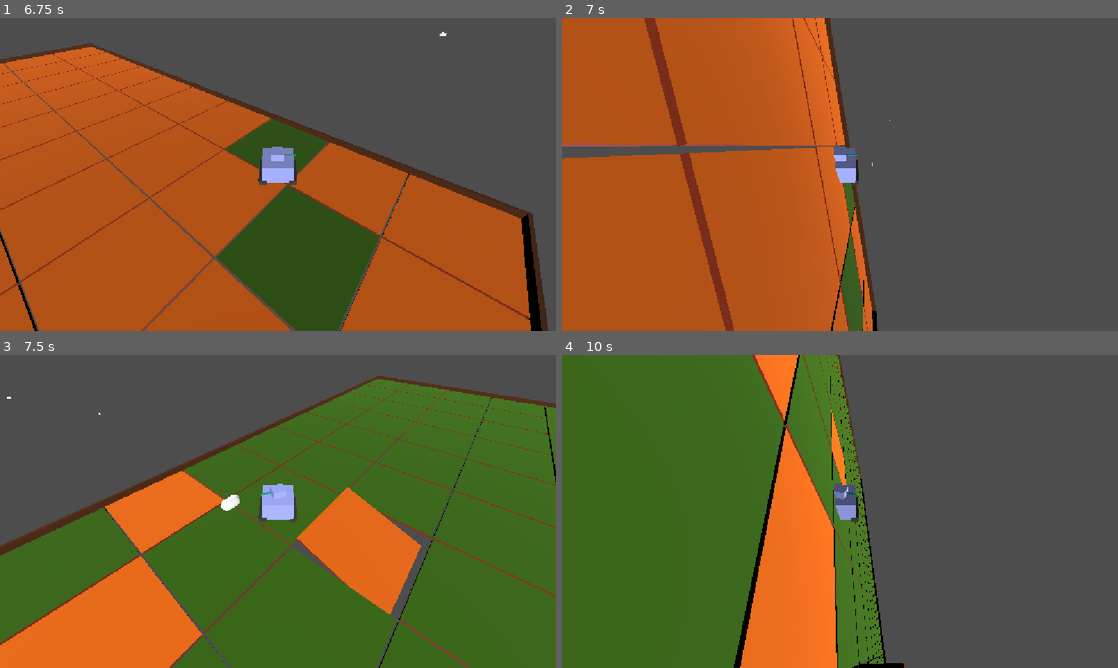
Above: before the commit, frames 1-4 (two rows, left to right).
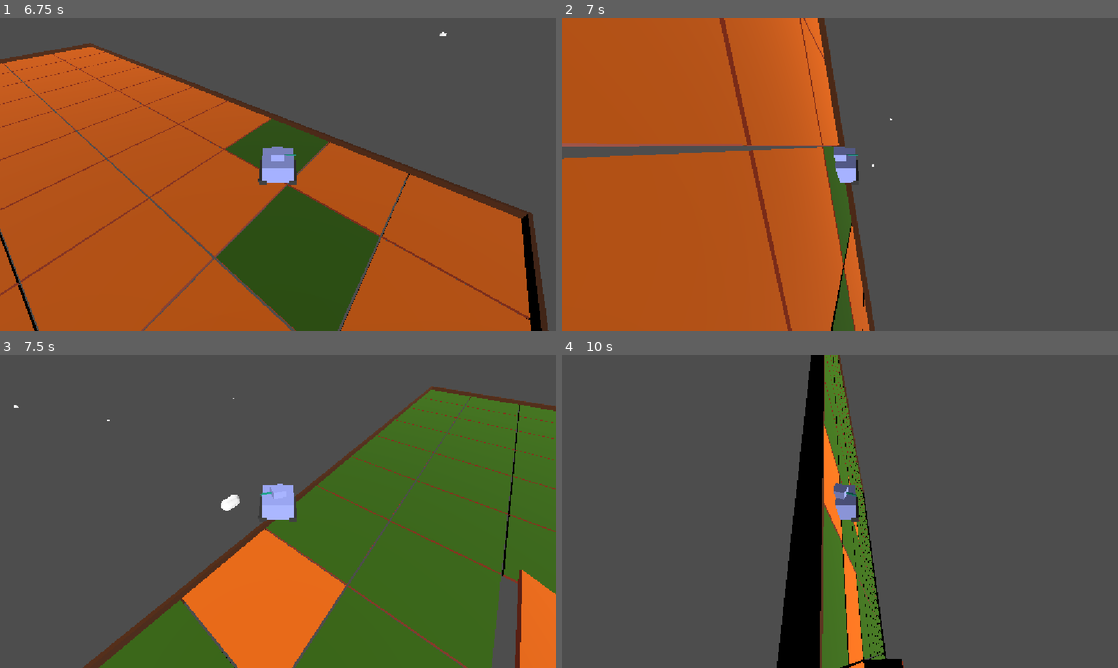
Above: after the commit, the same moments.

Repository: Grihgrix/Tank_Shift
Game: Godot game, scene res://Game scenes/Main_game_scene.tscn
The game is run twice, just before and just after one commit, with the same random seed, the same clock (stepped at 60 frames per second) and the same inputs.
Inputs (mouse positions are in pixels of both pictures, inside the frame that each line leads up to):
- Up to frame 1 (6.75 s): tap Enter (ui_accept) at 0.5, 0.77, 1.52, 3.02, 3.77, 4.52, 6.02 s; move the mouse to (400, 158) at 0.52 s; hold Right (ui_right) 0.53-1.28 s; right-click (400, 158) at 0.6 s; click (400, 158) at 0.67 s; move the mouse to (166, 190) at 1.27 s; hold Down (ui_down) 1.28-2.03 s; click (166, 190) at 1.35 s; move the mouse to (333, 105) at 2.02 s; hold Right (ui_right) 2.03-2.78 s; right-click (333, 105) at 2.1 s; move the mouse to (250, 237) at 2.77 s; hold Up (ui_up) 2.78-3.53 s; click (250, 237) at 2.85 s; move the mouse to (444, 221) at 3.52 s; hold Left (ui_left) 3.53-5.03 s; right-click (444, 221) at 3.6 s; move the mouse to (111, 127) at 4.27 s; click (111, 127) at 4.35 s; move the mouse to (305, 174) at 5.02 s; hold Down (ui_down) 5.03-5.78 s; right-click (305, 174) at 5.1 s; click (305, 174) at 5.17 s; move the mouse to (194, 96) at 5.77 s; hold Right (ui_right) 5.78-6.53 s; click (194, 96) at 5.85 s; move the mouse to (400, 158) at 6.52 s; hold Up (ui_up) from 6.53 s (still down); right-click (400, 158) at 6.6 s
- Up to frame 2 (7 s): keep holding Up (ui_up); tap Enter (ui_accept) at 6.77 s
- Up to frame 3 (7.5 s): move the mouse to (166, 527) at 7.27 s; release Up (ui_up) at 7.28 s; hold Right (ui_right) from 7.28 s (still down); click (166, 527) at 7.35 s
- Up to frame 4 (10 s): tap Enter (ui_accept) at 7.52, 9.02, 9.77 s; move the mouse to (895, 442) at 8.02 s; release Right (ui_right) at 8.03 s; hold Down (ui_down) 8.03-8.78 s; right-click (895, 442) at 8.1 s; move the mouse to (812, 574) at 8.77 s; hold Left (ui_left) 8.78-9.53 s; click (812, 574) at 8.85 s; move the mouse to (1006, 558) at 9.52 s; hold Up (ui_up) from 9.53 s (still down); right-click (1006, 558) at 9.6 s; click (1006, 558) at 9.67 s

Frame 1 is identical in both runs. In frame 2, 6.1% of the frame differs, in the area x 14-60%, y 0-100%; in frame 3, 47%; in frame 4, 51%, in the area x 0-62%, y 0-100%.

Commit message:
Fix X direction move after tile rotation

Diff:
--- a/Game scenes/Character scenes/character.gd
+++ b/Game scenes/Character scenes/character.gd
@@ -1,6 +1,7 @@
 extends CharacterBody3D
 
 @onready var is_up_or_down:int # to be used as a marker of whethere we are upside or downside (value down : -1 or up: 1)
+@onready var tile_rotation_modifier:int
 @onready var self_shift_triggered:bool = false
 @onready var rotation_z_target:float
 
@@ -64,6 +65,7 @@
 	######################################
 	# Check if we are upside down or not #
 	######################################
+	# Tank modifier
 	if abs(round(rotation.z * 100)/100) == 3.14 and abs(round(rotation.x * 100)/100) == 3.14:
 		# If both X and Z axis are at 180 deg, we are upside
 		is_up_or_down = 1
@@ -74,6 +76,12 @@
 		# Otherwise either X or Z or at 180 while the other is at 0, we are downside
 		is_up_or_down = -1
 
+	# Tile rotation modifier
+	var tile_rotation = (round((round(get_parent().rotation.z * 100)/(3.14 * 2)) / 10)) / 10
+	if tile_rotation == round(tile_rotation):
+		tile_rotation_modifier = 1
+	else:
+		tile_rotation_modifier = -1
 	##########################
 	# Capture controls input #
 	##########################
@@ -89,7 +97,7 @@
 
 	# Character moving forward or backward
 	velocity.z = move_direction * Global.SPEED * cos(rotation.y) * not_in_shift
-	velocity.x = move_direction * Global.SPEED * sin(rotation.y) * not_in_shift
+	velocity.x = move_direction * Global.SPEED * sin(rotation.y) * not_in_shift * tile_rotation_modifier
 
 
 	# Character rotating right or left
